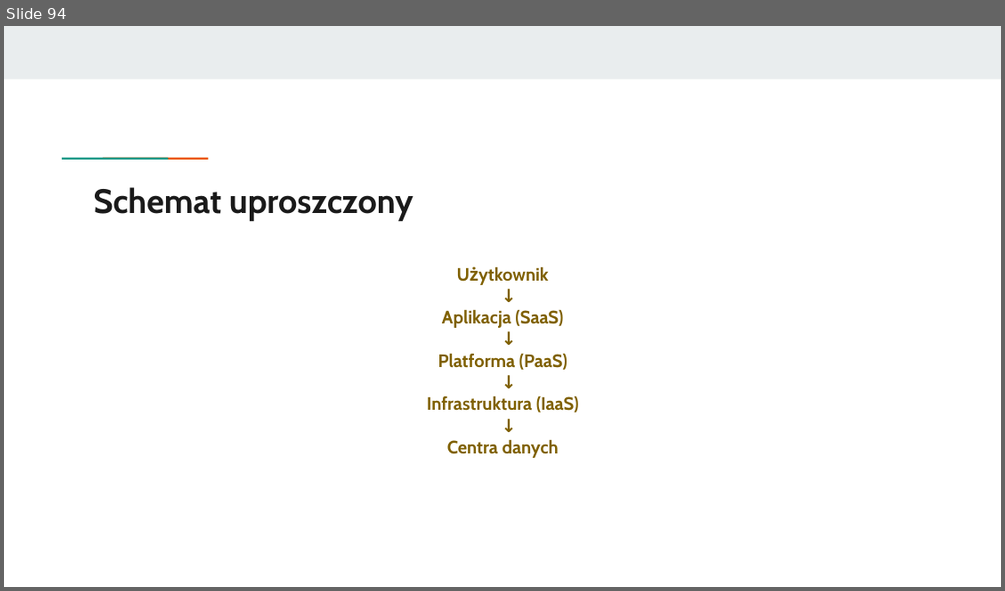
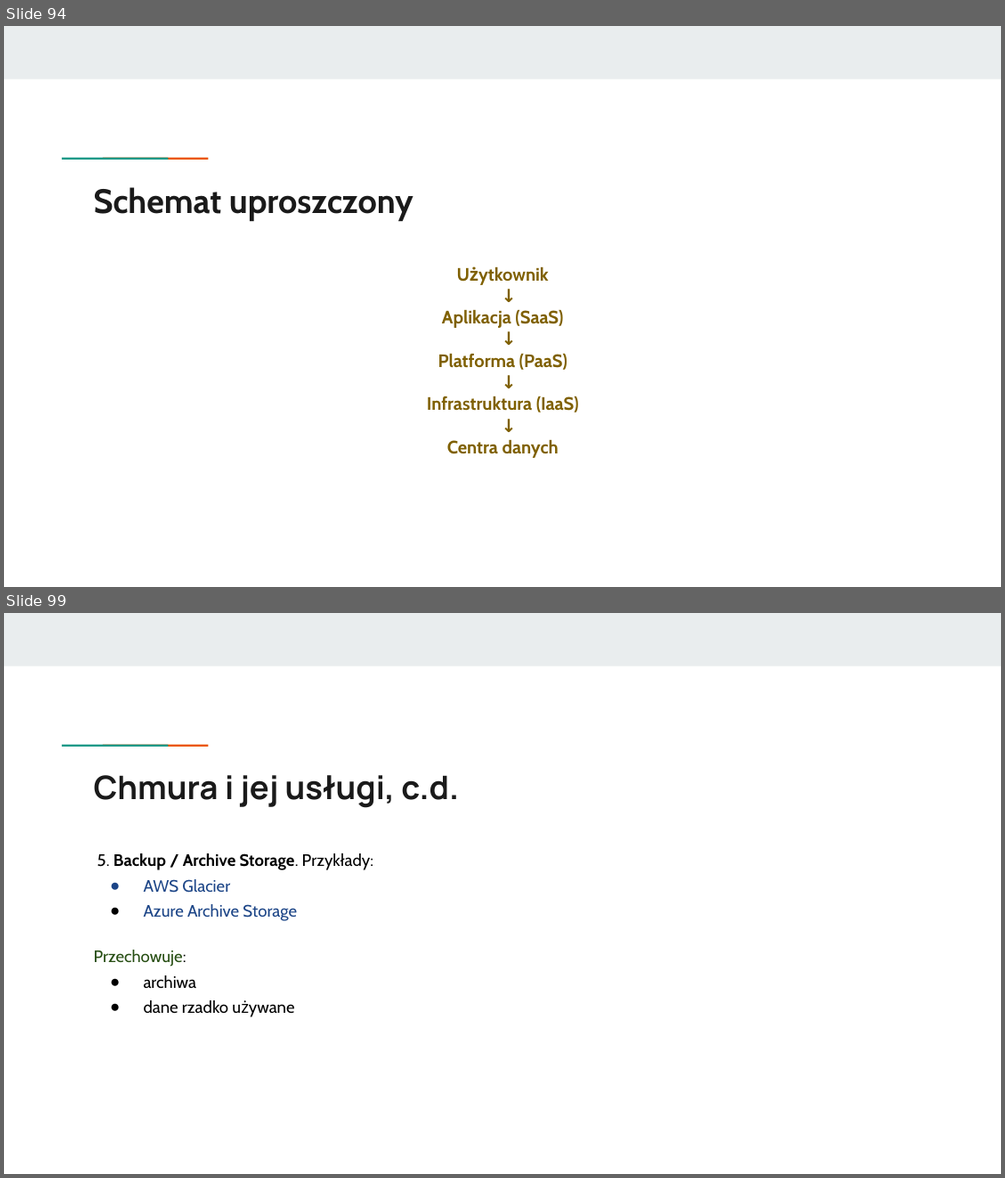
Before and after one commit to KasiaKasia/PRZEDMIOTY, a slide deck: ZASTOSOWANIE_INFORMATYKI/1A-gr_2/Zastosowanie informatyki - 1A gr. 2-plik2.pptx. Shown one above the other, each under a label of ours: slide 94 before the commit, slides 94 and 99 after it; the slides between them are not shown. The pictures are 1005x591 and 1005x1178 pixels, drawn with LibreOffice and Linux fonts; fonts in the diff are those of the drawing. Boxes give left, top, right and bottom in pixels: in the first picture for what was removed or moved away, otherwise in the second. Text is boxed around its words. In the diff, an @@ line names an element or a change of style, - is before the commit and + after.

```diff
--- a/ZASTOSOWANIE_INFORMATYKI/1A-gr_2/Zastosowanie informatyki - 1A gr. 2-plik2.pptx
+++ b/ZASTOSOWANIE_INFORMATYKI/1A-gr_2/Zastosowanie informatyki - 1A gr. 2-plik2.pptx
@@ slide 99 added at (x1=4, y1=613, x2=1001, y2=1174), background #FFFFFF; not listed: 3 template elements that a slide beside it also shows @@
@@ title added at (x1=94, y1=775, x2=459, y2=808), 23.4 pt, text #1A1A1A, bold @@
+Chmura i jej usługi, c.d.
@@ text added at (x1=94, y1=853, x2=299, y2=1013), 12 pt, text #000000 @@
+5. Backup / Archive Storage. Przykłady:
+● AWS Glacier
+● Azure Archive Storage
+Przechowuje:
+● archiwa
+● dane rzadko używane
```
Also in this commit, not shown: 13 other slides added, 1 slide removed, 1 other file.
